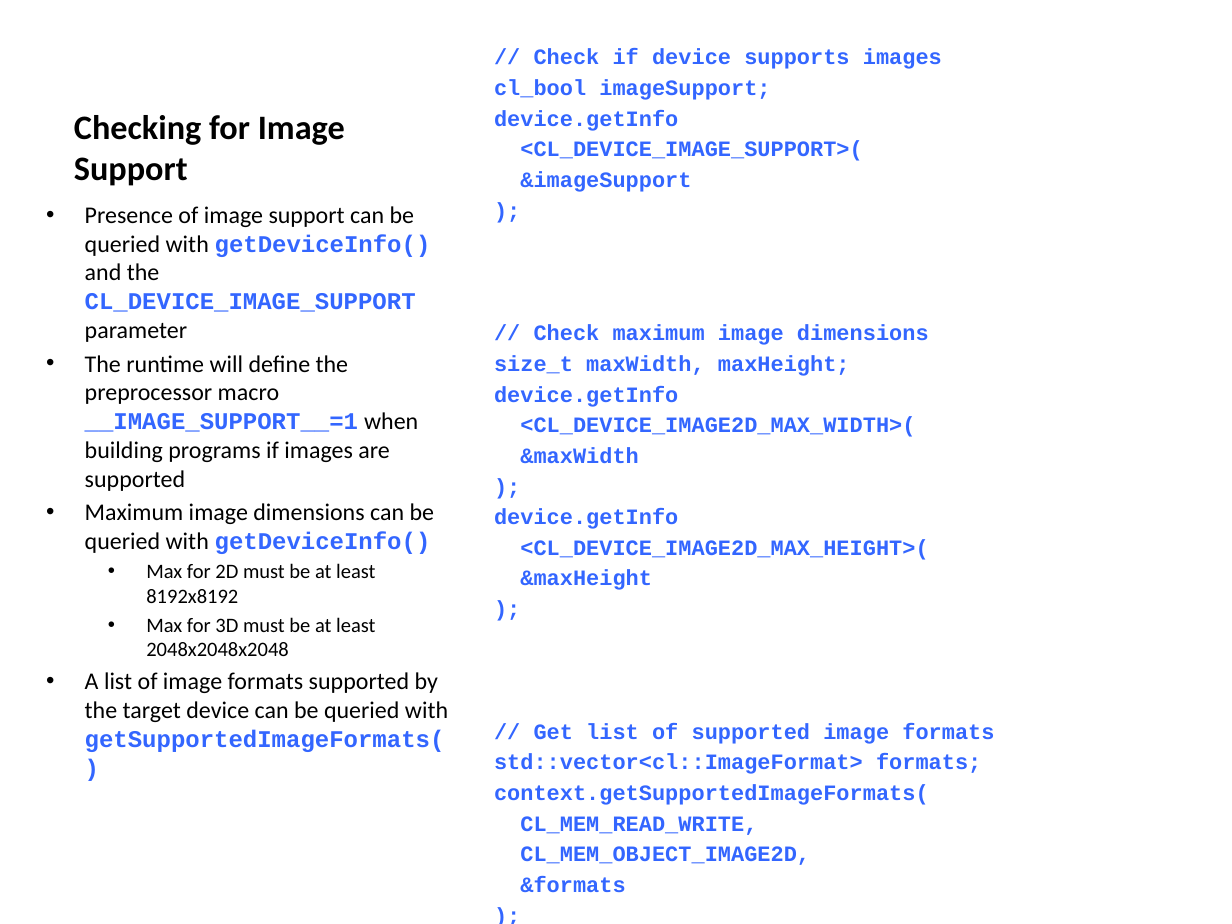
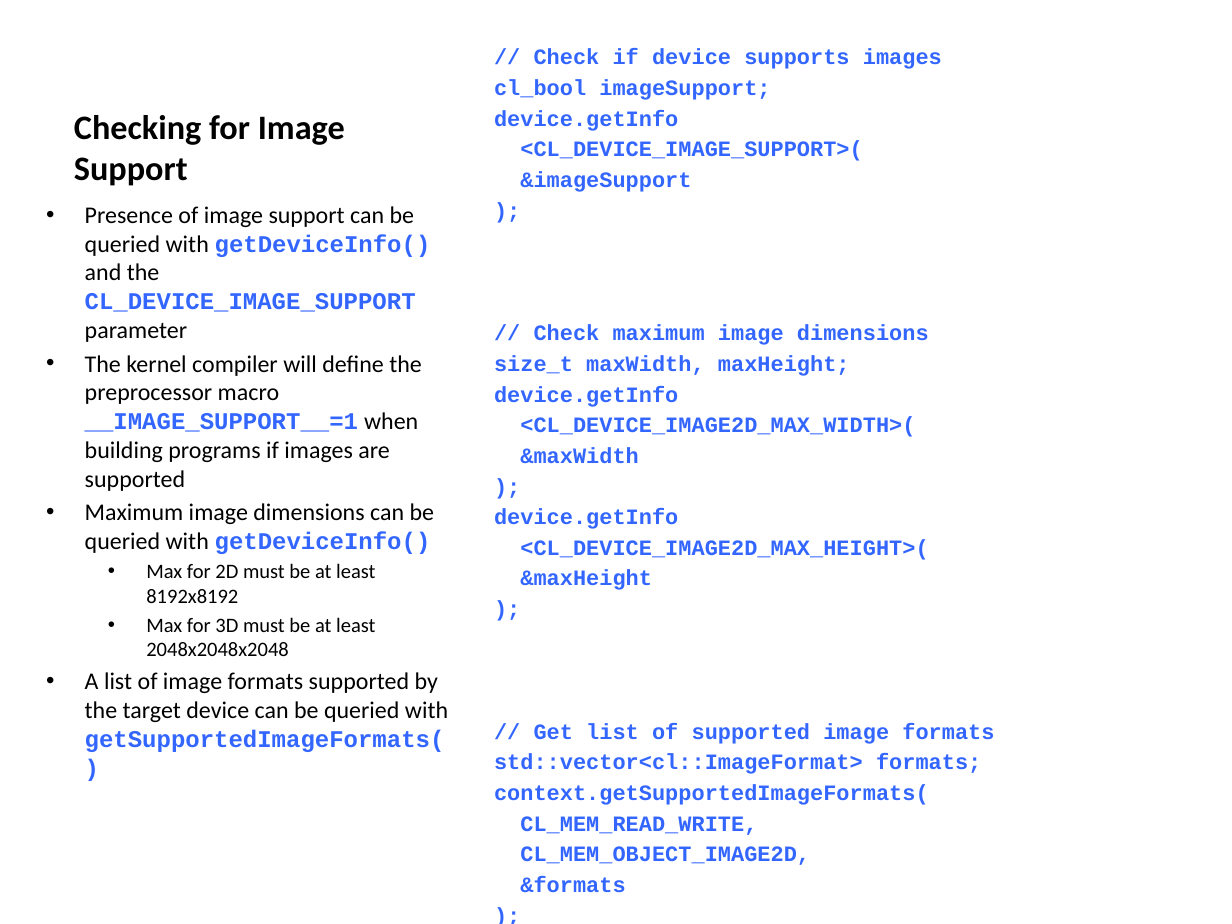
Before and after one commit to UoB-HPC/opencl-training-code, a slide deck: slide 76 of slides/advanced_part3.pptx (slide 75 before the commit). Drawn at 1232x924 pixels with LibreOffice and Linux fonts; fonts in the diff are those of the drawing. Boxes give left, top, right and bottom in pixels: in the first picture for what was removed or moved away, otherwise in the second. Text is boxed around its words. In the diff, an @@ line names an element or a change of style, - is before the commit and + after.

```diff
--- a/slides/advanced_part3.pptx
+++ b/slides/advanced_part3.pptx
@@ text at bbox=[85, 355, 422, 491]: text changed @@
-• The runtime will define the preprocessor macro __IMAGE_SUPPORT__=1 when building programs if images are supported
+• The kernel compiler will define the preprocessor macro __IMAGE_SUPPORT__=1 when building programs if images are supported
```
Also in this commit, not shown: 12 other slides changed, 1 slide added.
